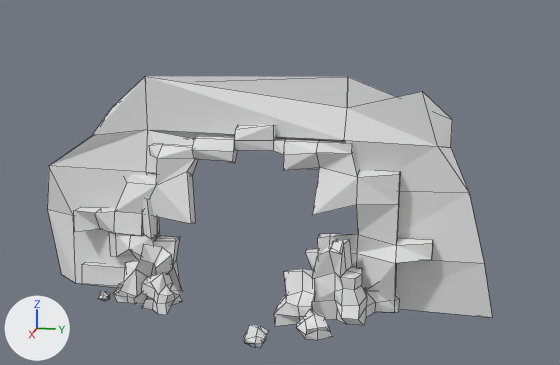
Before and after pictures for a commit that changed the Blender file Salisa/gate_wall.blend.
One viewpoint serves both versions: a 50 mm lens placed at (49.0, 16.8, 20.1), pointed at (3.1, 7.7, 8.6). The lights are fixed; the arrows at lower left show +X, +Y and +Z. Mesh edges are drawn as thin lines.
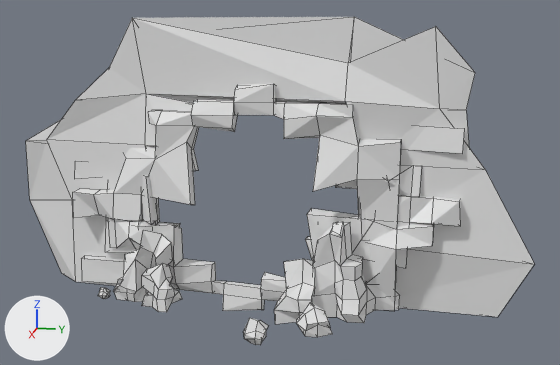
Changed parts and their boxes [x1, y1, x2, y2] in the pictures (560 x 365 px; the box of a moved part takes in the faces that stretch with it):
'Cube.002', reshaped (14% wider, 21% taller)
    before: [48, 76, 492, 348]
    after: [26, 17, 534, 345]
'Cube.009', added
    after: [75, 126, 465, 311]
part 1 of me_cube_003, moved or reshaped
    before: [244, 325, 269, 348]
    after: [243, 318, 269, 345]
part 2 of me_cube_003, moved or reshaped
    before: [74, 125, 433, 307]
    after: [73, 84, 433, 311]
part 3 of me_cube_003, moved or reshaped
    before: [313, 239, 400, 326]
    after: [313, 221, 400, 323]
part 4 of me_cube_003, moved or reshaped
    before: [114, 244, 173, 304]
    after: [113, 230, 173, 302]
part 5 of me_cube_003, moved or reshaped
    before: [142, 273, 183, 315]
    after: [142, 263, 182, 312]
part 6 of me_cube_003, moved or reshaped
    before: [274, 269, 315, 326]
    after: [274, 259, 315, 324]
part 7 of me_cube_003, moved or reshaped
    before: [296, 309, 332, 340]
    after: [296, 302, 332, 337]
part 8 of me_cube_003, moved or reshaped
    before: [98, 291, 110, 301]
    after: [98, 287, 110, 299]
part 9 of me_cube_003, moved or reshaped
    before: [48, 76, 492, 317]
    after: [26, 17, 534, 317]

Diff of the bpy script that builds the scene:
```diff
--- a/Salisa/gate_wall.blend.py
+++ b/Salisa/gate_wall.blend.py
@@ me_cube_003 @@
 # used by ob_cube_002; location = (7.78, 7.29, 0.46); rotation_euler = (0.0, 0.0, -1.57), in degrees (0, 0, -90); scale = (0.503, 0.609, 0.507)
-me_cube_003.from_pydata(...)  # 523 vertices, 492 faces; spans x -27.6..35.6, y -15.3..1.6, z -2.3..28.3
+me_cube_003.from_pydata(...)  # 523 vertices, 492 faces; spans x -32.3..38.4, y -15.4..1.6, z -2.1..35.7
+# me_cube_003 part 1: the loose piece of 26 vertices spanning x -1.0..1.9, y -1.3..1.6, z -1.0..1.3 is scaled about its middle by (1, 1, 1.21), then moved by (0.0, 0.0, 0.6)
+# me_cube_003 part 2: the loose piece of 191 vertices spanning x -19.5..29.3, y -14.2..-8.8, z -1.9..22.3 is scaled about its middle by (1, 1, 1.21), then moved by (0.0, 0.0, 2.7)
+# me_cube_003 part 3: the loose piece of 73 vertices spanning x -15.6..-4.5, y -14.4..-6.5, z -1.7..8.8 is scaled about its middle by (1, 1, 1.21), then moved by (0.0, 0.0, 1.3)
+# me_cube_003 part 4: the loose piece of 57 vertices spanning x 14.3..23.1, y -11.9..-6.6, z -1.3..6.3 is scaled about its middle by (1, 1, 1.21), then moved by (0.0, 0.0, 1.1)
+# me_cube_003 part 5: the loose piece of 40 vertices spanning x 12.9..17.4, y -9.1..-5.5, z -1.3..3.2 is scaled about its middle by (1, 1, 1.21), then moved by (0.0, 0.0, 0.8)
+# me_cube_003 part 6: the loose piece of 40 vertices spanning x -5.4..-0.3, y -11.4..-5.5, z -1.7..4.7 is scaled about its middle by (1, 1, 1.21), then moved by (0.0, 0.0, 0.9)
+# me_cube_003 part 7: the loose piece of 26 vertices spanning x -8.2..-3.6, y -5.6..-1.9, z -1.3..1.4 is scaled about its middle by (1, 1, 1.21), then moved by (0.0, 0.0, 0.6)
+# me_cube_003 part 8: the loose piece of 26 vertices spanning x 22.9..24.4, y -8.9..-7.5, z -1.4..-0.3 is scaled about its middle by (1, 1, 1.21), then moved by (0.0, 0.0, 0.4)
+# me_cube_003 part 9: 44 of 523 vertices moved; they spanned x -27.6..35.6, y -15.3..-11.9, z -2.3..28.3 and now span x -32.3..38.4, y -15.4..-11.9, z -2.1..35.7; mean shift (-0.1, 0.0, 3.4); largest move (-17.4, -13.9, 26.7) -> (-18.7, -13.9, 34.6)
 me_cube_003.materials.append(mat_material)
@@ me_cube_010 @@
+me_cube_010.from_pydata(...)  # 191 vertices, 184 faces; spans x -2.8..6.2, y -5.3..15.9, z -1.3..9.7
@@ ob_cube_009 @@
+ob_cube_009 = bpy.data.objects.new('Cube.009', me_cube_010)
+ob_cube_009.location = (-0.84, 12.28, 10.62)
+ob_cube_009.rotation_euler = (-3.169, -0.13, -0.0181)  # degrees (-182, -7.4, -1)
+ob_cube_009.scale = (0.35, 1.25, 1.25)
```
